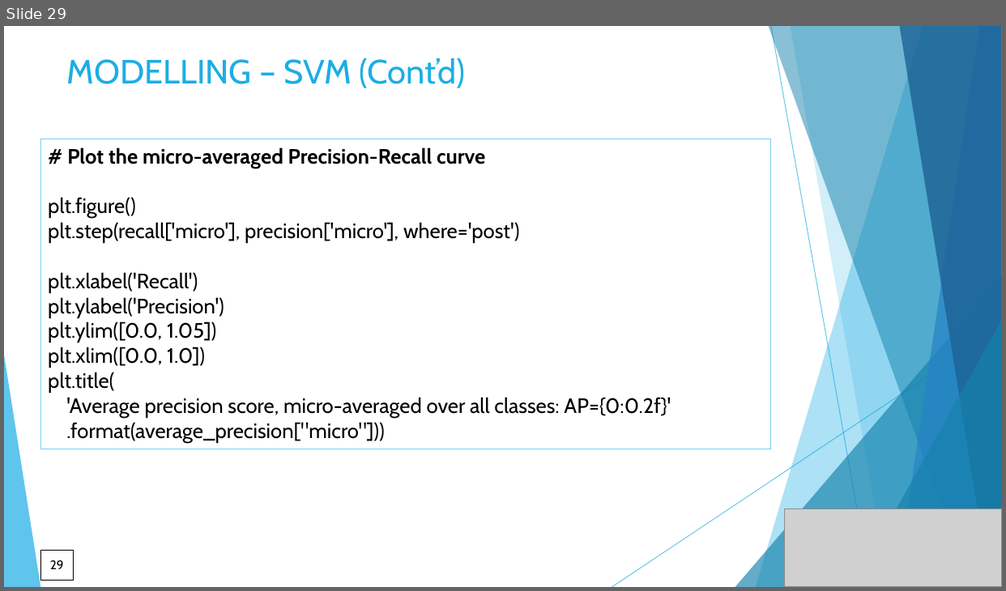
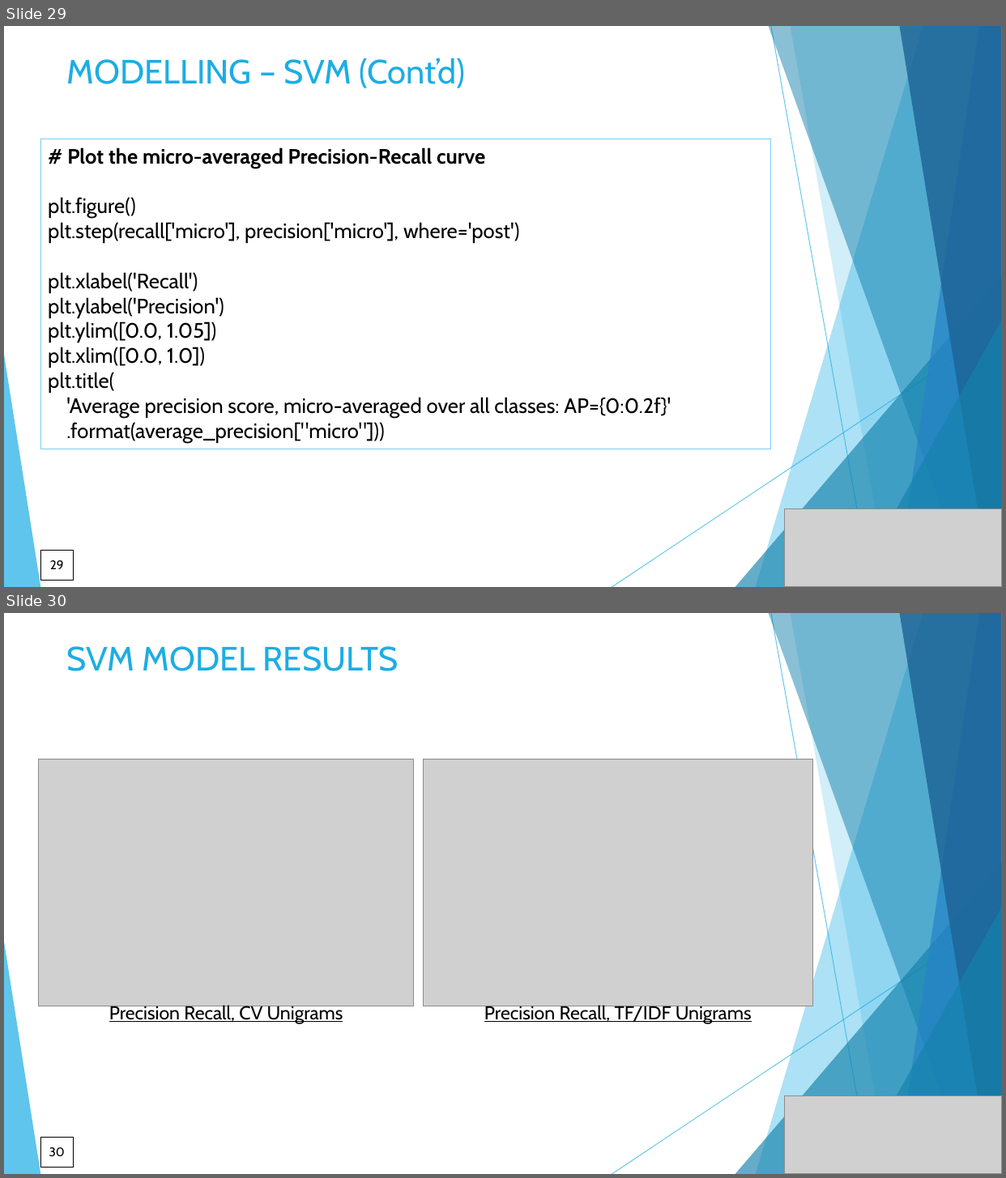
Before and after one commit to DataKnightsAI/Text-Classification-for-News-Summaries, a slide deck: CSML-1010-Group 20-project milestone 1.pptx. Shown one above the other, each under a label of ours: slide 29 before the commit, slides 29 and 30 after it. The pictures are 1006x591 and 1006x1178 pixels, drawn with LibreOffice and Linux fonts; fonts in the diff are those of the drawing; grey boxes stand for pictures. Boxes give left, top, right and bottom in pixels: in the first picture for what was removed or moved away, otherwise in the second. Text is boxed around its words. In the diff, an @@ line names an element or a change of style, - is before the commit and + after.

```diff
--- a/CSML-1010-Group 20-project milestone 1.pptx
+++ b/CSML-1010-Group 20-project milestone 1.pptx
@@ slide 30 added at <box>4,613,1002,1174</box>, background #FFFFFF; not listed: 10 template elements that a slide beside it also shows @@
@@ title added at <box>67,646,398,671</box>, 32.4 pt, text #1CADE4 @@
+SVM MODEL RESULTS
@@ picture added at <box>39,759,413,1007</box> @@
@@ picture added at <box>424,759,813,1007</box> @@
@@ text added at <box>109,1003,343,1024</box>, 18 pt, text #000000, underline @@
+Precision Recall, CV Unigrams
@@ text added at <box>484,1003,752,1024</box>, 18 pt, text #000000, underline @@
+Precision Recall, TF/IDF Unigrams
@@ picture added at <box>785,1096,1002,1174</box> @@
@@ page number added at <box>40,1138,73,1168</box>, outline #000000 0.75 pt, 12 pt, text #000000 @@
+30
```
Also in this commit, not shown: 9 slides changed, 4 other slides added, 1 slide removed, 6 other files.
